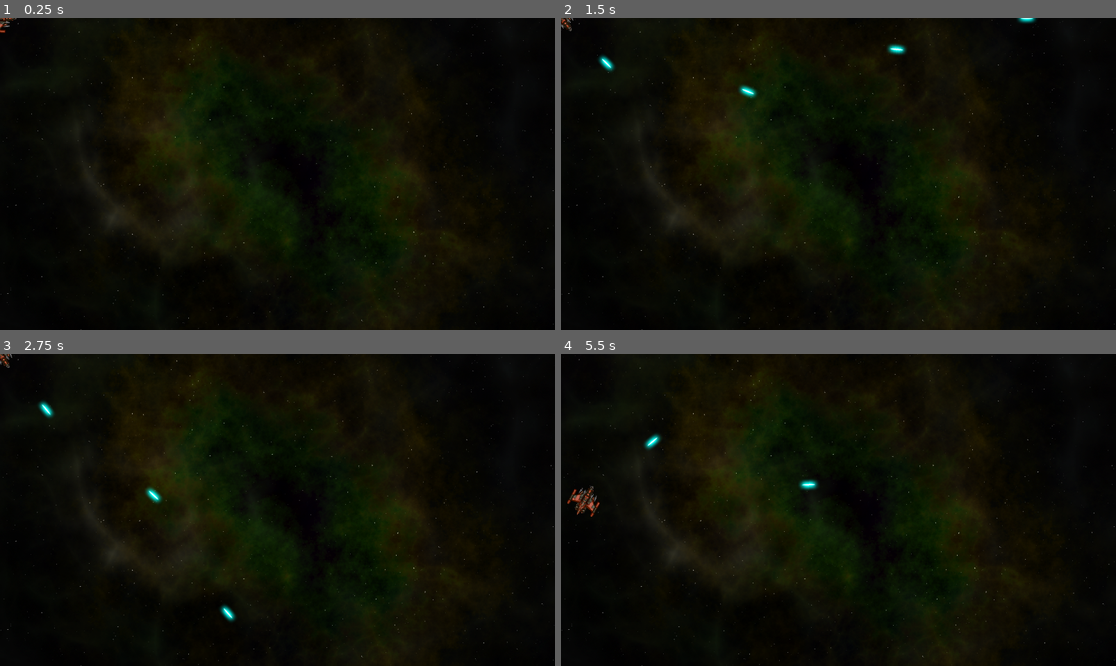
Above: before the commit, frames 1-4 (two rows, left to right).
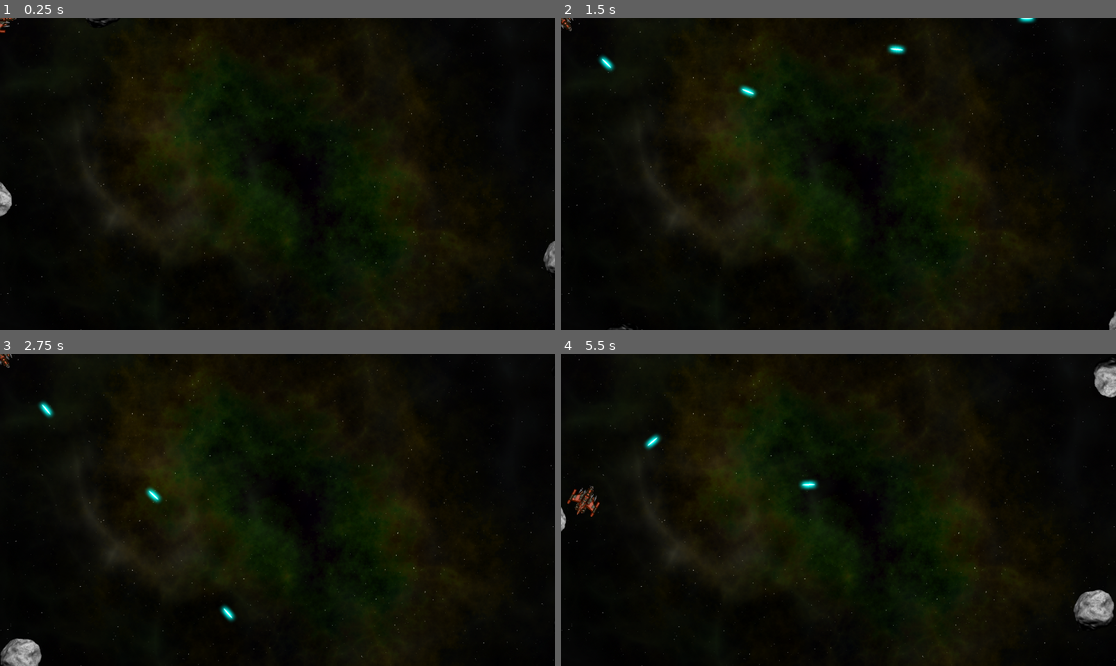
Above: after the commit, the same moments.

Repository: R2Road/book_godot4_game_development_projects
Game: Godot game, scene res://main.tscn
Same seed, same stepped clock (60 frames per second), same inputs: the game is played once before the commit and once after it.
Inputs:
- Up to frame 1 (0.25 s): no input
- Up to frame 2 (1.5 s): hold D (rotate_right) 0.53-1.28 s; hold Space (shoot) 0.53-1.28 s; hold A (rotate_left) from 1.28 s (still down); tap Space (shoot) at 1.35 s
- Up to frame 3 (2.75 s): release A (rotate_left) at 2.03 s; hold D (rotate_right) from 2.03 s (still down); hold Space (shoot) from 2.03 s (still down)
- Up to frame 4 (5.5 s): release D (rotate_right) at 2.78 s; release Space (shoot) at 2.78 s; hold W (thrust) 2.78-3.53 s; tap Space (shoot) at 2.85, 4.35 s; hold Space (shoot) 3.53-4.28 s; hold A (rotate_left) from 3.53 s (still down); hold Space (shoot) from 5.03 s (still down)

The runs differ from the first frame. In frame 1, 0.3% of the frame differs, in the area x 0-100%, y 0-82%; in frame 2, less than 0.1%; in frame 3, 0.6%; in frame 4, 1.1%, in the area x 0-100%, y 1-89%.

Commit message:
setup script : main

Diff:
--- /dev/null
+++ b/chapter_3_space_rock/main.gd
@@ -0,0 +1,43 @@
+extends Node2D
+
+
+
+#
+# export
+#
+@export var rock_scene : PackedScene
+
+
+
+#
+#
+#
+var screensize = Vector2.ZERO
+
+
+
+#
+# override
+#
+func _ready():
+	screensize = get_viewport().get_visible_rect().size
+	for i in 3:
+		spawn_rock( 3 )
+
+
+
+#
+#
+#
+func spawn_rock( size, pos = null, vel = null ):
+	if pos == null:
+		$RockPath/RockSpawn.progress = randi( )
+		pos = $RockPath/RockSpawn.position
+
+	if vel == null:
+		vel = Vector2.RIGHT.rotated( randf_range( 0, TAU ) ) * randf_range( 50, 125 )
+
+	var r = rock_scene.instantiate()
+	r.screensize = screensize
+	r.start( pos, vel, size )
+	call_deferred( "add_child", r )
--- a/chapter_3_space_rock/main.tscn
+++ b/chapter_3_space_rock/main.tscn
@@ -1,7 +1,9 @@
-[gd_scene load_steps=4 format=3 uid="uid://dil6t2tsgm1ns"]
+[gd_scene load_steps=6 format=3 uid="uid://dil6t2tsgm1ns"]
 
+[ext_resource type="Script" path="res://main.gd" id="1_7smka"]
 [ext_resource type="Texture2D" uid="uid://c1sukia6s6faq" path="res://assets/space_background.png" id="1_rx7gl"]
 [ext_resource type="PackedScene" uid="uid://ddo070nxq0bsa" path="res://player.tscn" id="2_a7gxo"]
+[ext_resource type="PackedScene" uid="uid://dwwkxiwky5bt6" path="res://rock.tscn" id="2_wqwcd"]
 
 [sub_resource type="Curve2D" id="Curve2D_6c1rx"]
 _data = {
@@ -10,6 +12,8 @@
 point_count = 5
 
 [node name="main" type="Node2D"]
+script = ExtResource("1_7smka")
+rock_scene = ExtResource("2_wqwcd")
 
 [node name="Background" type="Sprite2D" parent="."]
 position = Vector2(572, 325)
